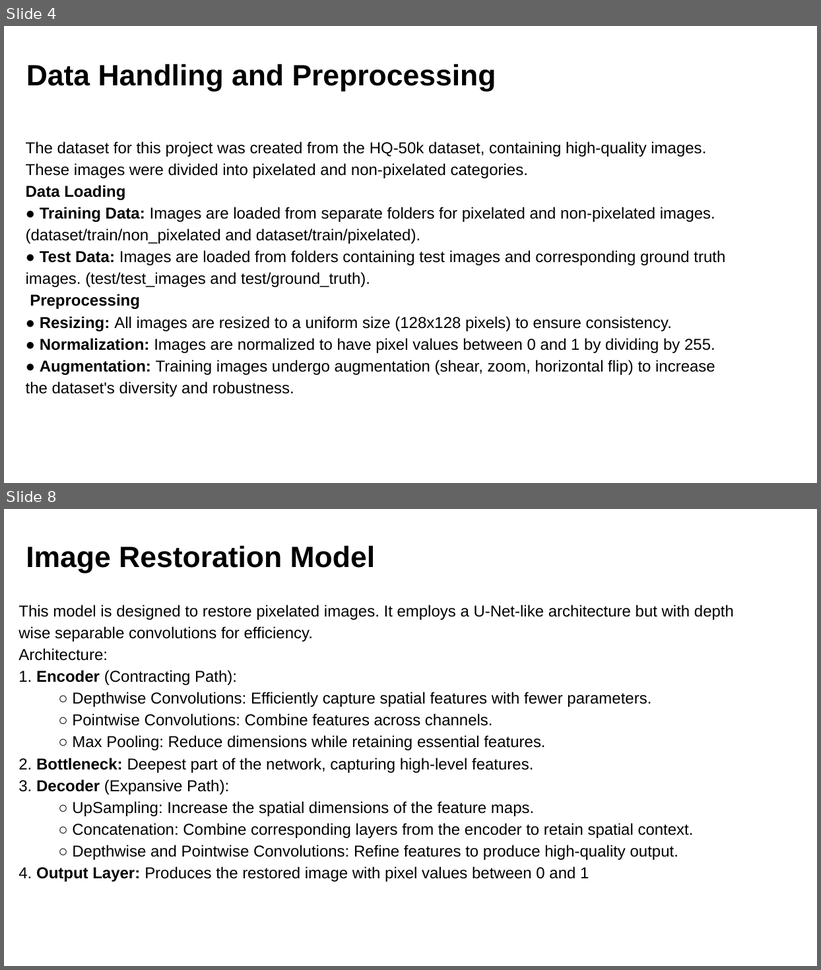
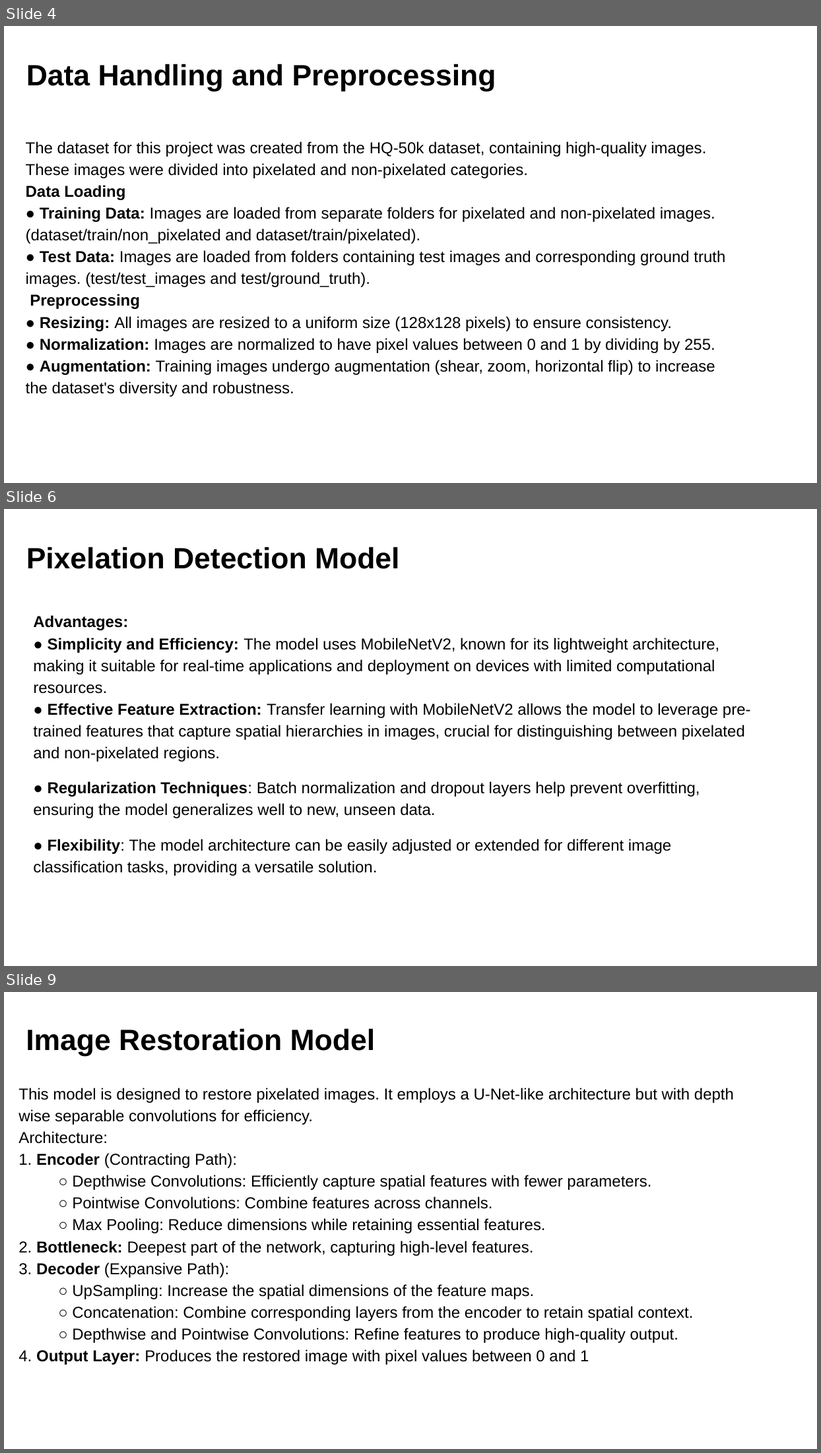
Before and after one commit to nitesh030923/Pixelation-Detection-And-Restoration, a slide deck: Documentation/Intel_Unnati_Submission.pptx. Shown one above the other, each under a label of ours: slides 4 and 8 before the commit, slides 4, 6 and 9 after it; the slides between them are not shown. The pictures are 821x970 and 821x1453 pixels, drawn with LibreOffice and Linux fonts; fonts in the diff are those of the drawing; background and template pictures are left out. Boxes give left, top, right and bottom in pixels: in the first picture for what was removed or moved away, otherwise in the second. Text is boxed around its words. In the diff, an @@ line names an element or a change of style, - is before the commit and + after.

```diff
--- a/Documentation/Intel_Unnati_Submission.pptx
+++ b/Documentation/Intel_Unnati_Submission.pptx
@@ slide 6 added at (4,509,817,966), background #FFFFFF @@
@@ title added at (26,547,399,569), 26 pt, text #000000, bold @@
+Pixelation Detection Model
@@ text added at (33,615,751,876), 14 pt, text #000000 @@
+Advantages:
+● Simplicity and Efficiency: The model uses MobileNetV2, known for its lightweight architecture, making it suitable for real-time applications and deployment on devices with limited computational resources.
+● Effective Feature Extraction: Transfer learning with MobileNetV2 allows the model to leverage pre-trained features that capture spatial hierarchies in images, crucial for distinguishing between pixelated and non-pixelated regions.
+● Regularization Techniques: Batch normalization and dropout layers help prevent overfitting, ensuring the model generalizes well to new, unseen data.
+● Flexibility: The model architecture can be easily adjusted or extended for different image classification tasks, providing a versatile solution.
@@ what was slide 8 is now slide 9 @@
```
Also in this commit, not shown: 5 slides changed, 1 other slide added, 1 slide removed.
